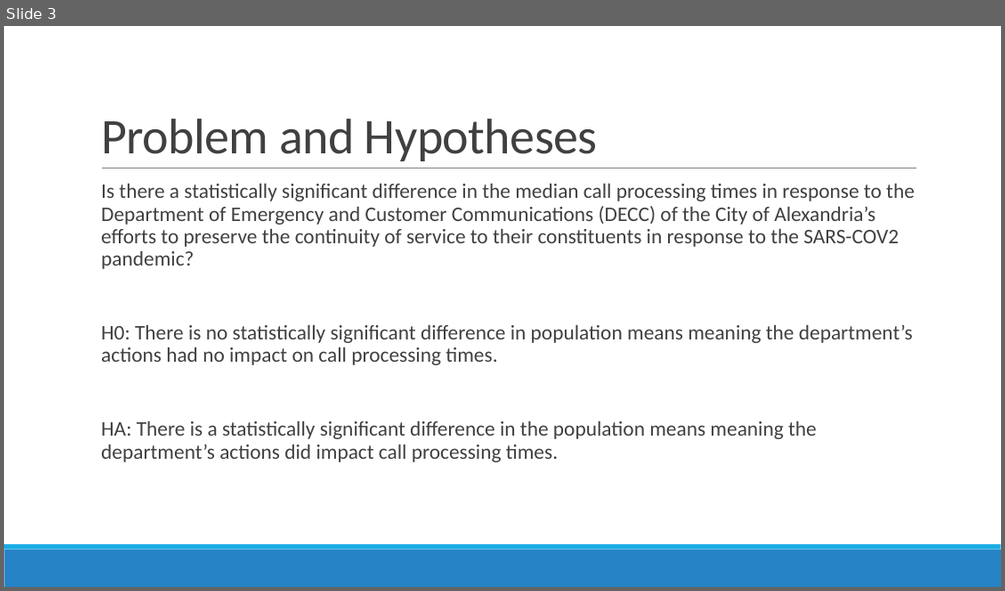
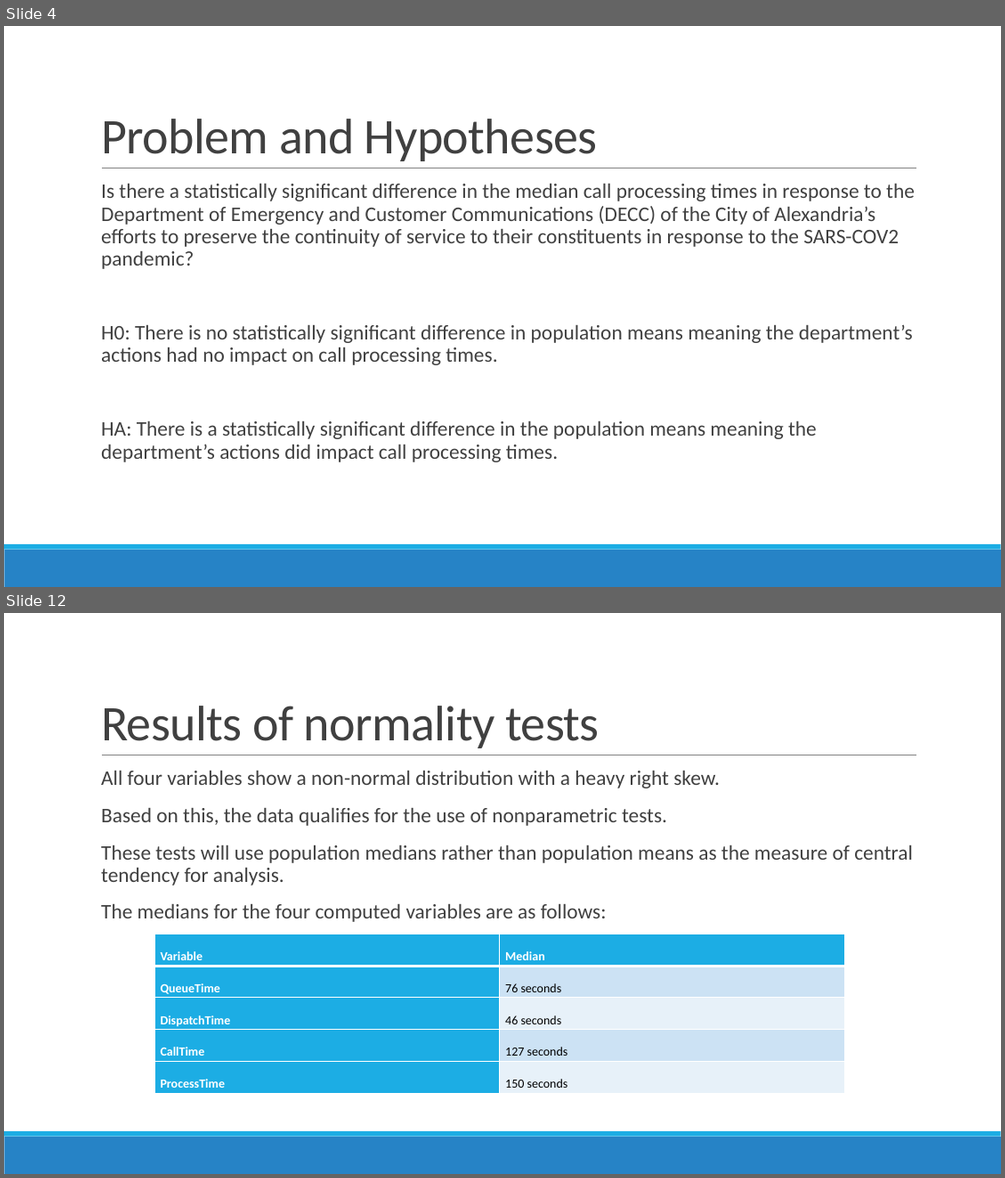
Before and after one commit to trdunsworth/WGU_Capstone, a slide deck: Dunsworth_Presentation.pptx. Shown one above the other, each under a label of ours: slide 3 before the commit, slides 4 and 12 after it; the slides between them are not shown. The pictures are 1005x591 and 1005x1178 pixels, drawn with LibreOffice and Linux fonts; fonts in the diff are those of the drawing. Boxes give left, top, right and bottom in pixels: in the first picture for what was removed or moved away, otherwise in the second. Text is boxed around its words. In the diff, an @@ line names an element or a change of style, - is before the commit and + after.

```diff
--- a/Dunsworth_Presentation.pptx
+++ b/Dunsworth_Presentation.pptx
@@ slide 12 added at <box>4,613,1001,1174</box>, background #FFFFFF; not listed: 3 template elements that a slide beside it also shows @@
@@ title added at <box>101,706,599,748</box>, 48 pt, text #404040 @@
+Results of normality tests
@@ text added at <box>101,771,913,922</box>, 20 pt, text #404040 @@
+  All four variables show a non-normal distribution with a heavy right skew.
+  Based on this, the data qualifies for the use of nonparametric tests.
+  These tests will use population medians rather than population means as the measure of central tendency for analysis.
+  The medians for the four computed variables are as follows:
@@ table added at <box>154,933,845,1093</box>, 5 rows, 2 columns @@
+Variable | Median
+QueueTime | 76 seconds
+DispatchTime | 46 seconds
+CallTime | 127 seconds
+ProcessTime | 150 seconds
@@ what was slide 3 is now slide 4 @@
```
Also in this commit, not shown: 8 other slides added, 1 slide removed.
